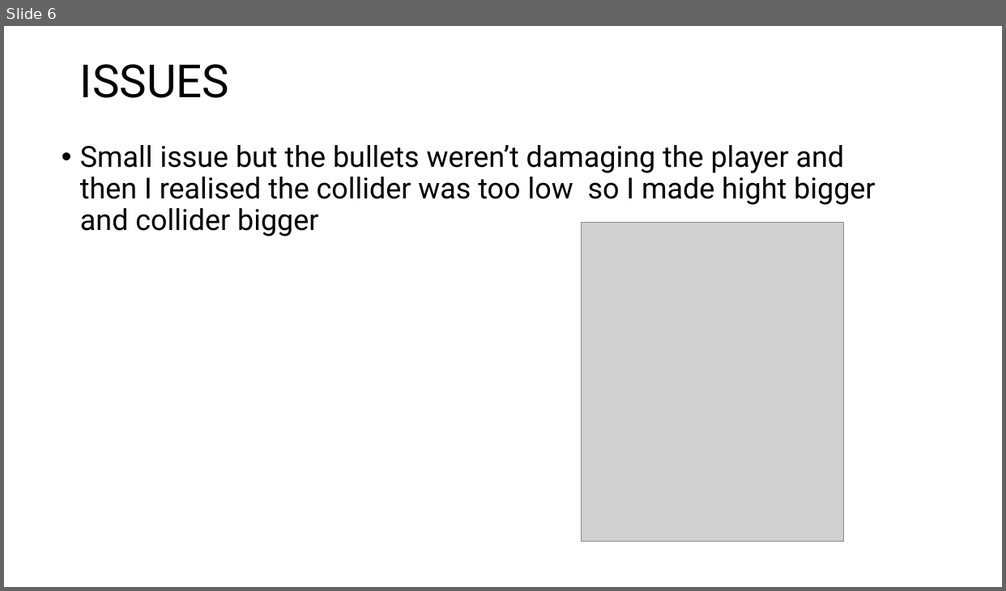
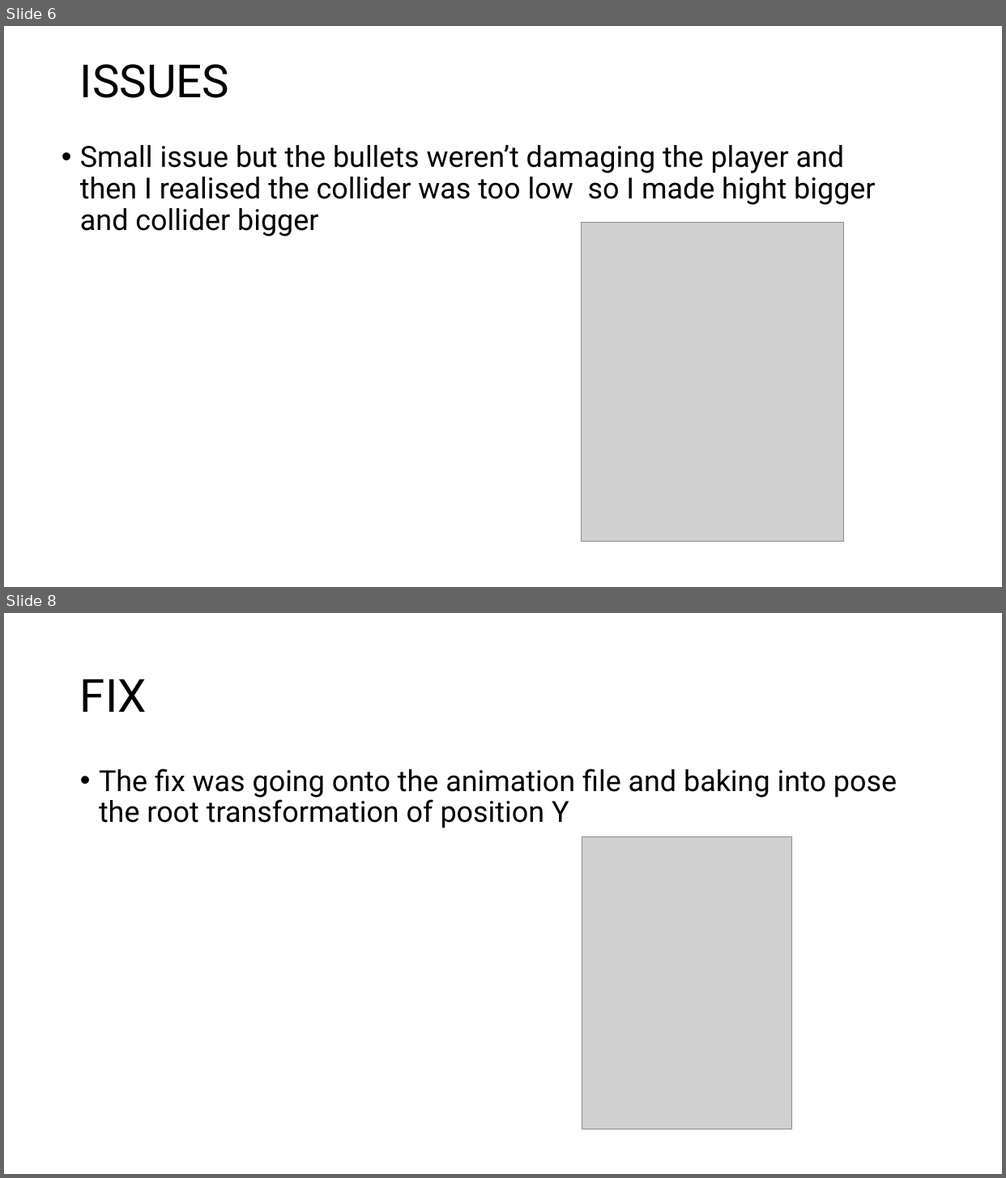
Before and after one commit to Mdot5596/Timeline-Takedown, a slide deck: Documentation/Report/Documentationofstuff.pptx. Shown one above the other, each under a label of ours: slide 6 before the commit, slides 6 and 8 after it; the slides between them are not shown. The pictures are 1006x591 and 1006x1178 pixels, drawn with LibreOffice and Linux fonts; fonts in the diff are those of the drawing; grey boxes stand for pictures. Boxes give left, top, right and bottom in pixels: in the first picture for what was removed or moved away, otherwise in the second. Text is boxed around its words. In the diff, an @@ line names an element or a change of style, - is before the commit and + after.

```diff
--- a/Documentation/Report/Documentationofstuff.pptx
+++ b/Documentation/Report/Documentationofstuff.pptx
@@ slide 8 added at (x1=4, y1=613, x2=1002, y2=1174), background #FFFFFF @@
@@ title added at (x1=80, y1=679, x2=147, y2=712), 44 pt, text #000000 @@
+FIX
@@ text added at (x1=99, y1=769, x2=897, y2=828), 28 pt, text #000000 @@
+• The fix was going onto the animation file and baking into pose the root transformation of position Y
@@ picture added at (x1=582, y1=837, x2=791, y2=1130) @@
```
Also in this commit, not shown: 1 slide changed, 1 other slide added, 2 slides removed, 29 other files.
